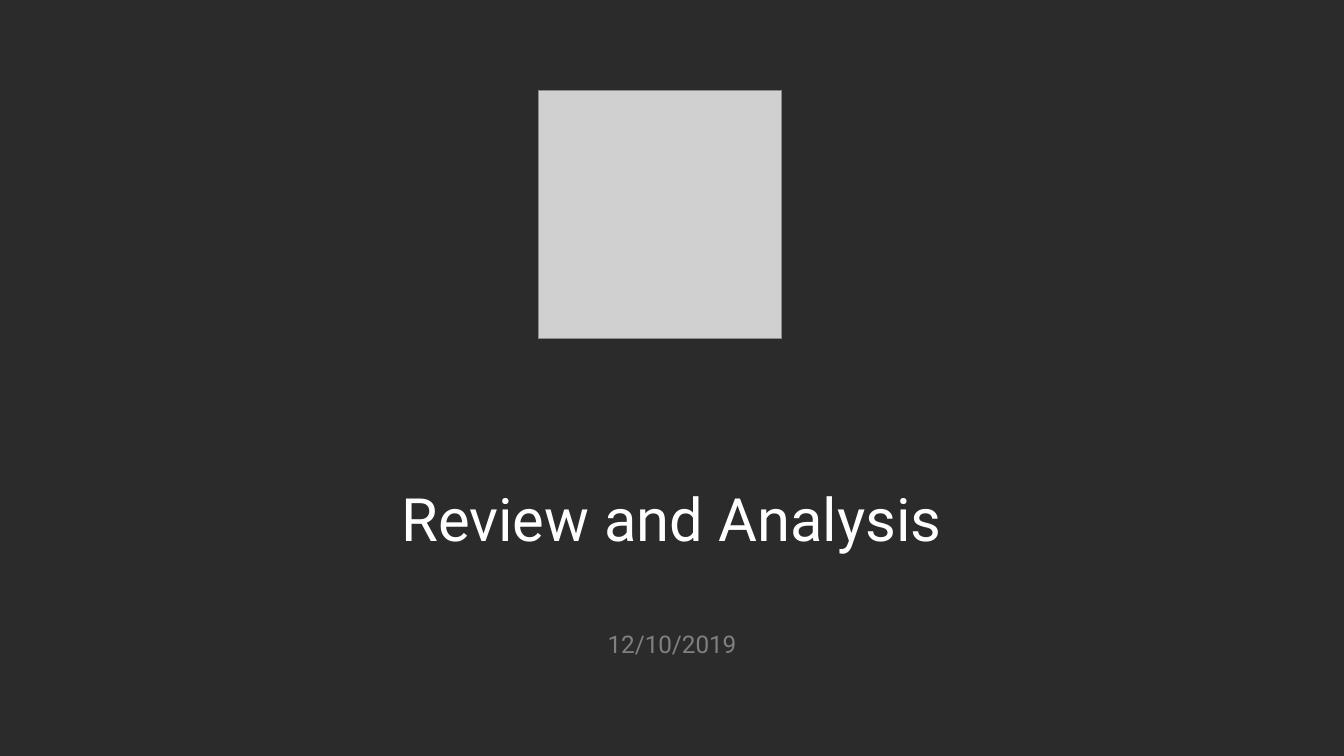
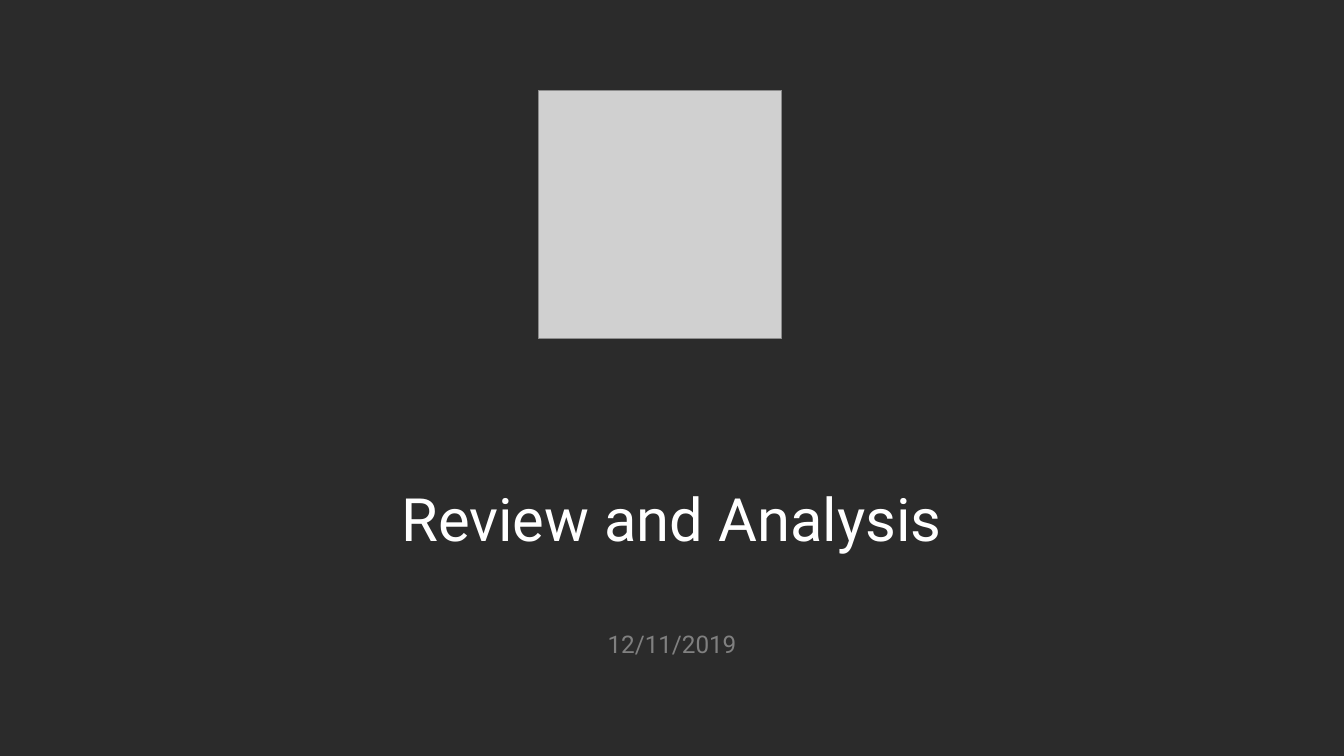
Before and after one commit to sumitkadu/ReviewAnalyzer, a slide deck: slide 1 of Review and analysis.pptx. Drawn at 1344x756 pixels with LibreOffice and Linux fonts; fonts in the diff are those of the drawing; grey boxes stand for pictures; background and template pictures are left out; a plain dark background stands for a picture behind light text. Boxes give left, top, right and bottom in pixels: in the first picture for what was removed or moved away, otherwise in the second. Text is boxed around its words. In the diff, an @@ line names an element or a change of style, - is before the commit and + after.

```diff
--- a/Review and analysis.pptx
+++ b/Review and analysis.pptx
@@ text at box(608, 635, 737, 654): text changed @@
-12/10/2019
+12/11/2019
```
Also in this commit, not shown: 1 other slide changed.
